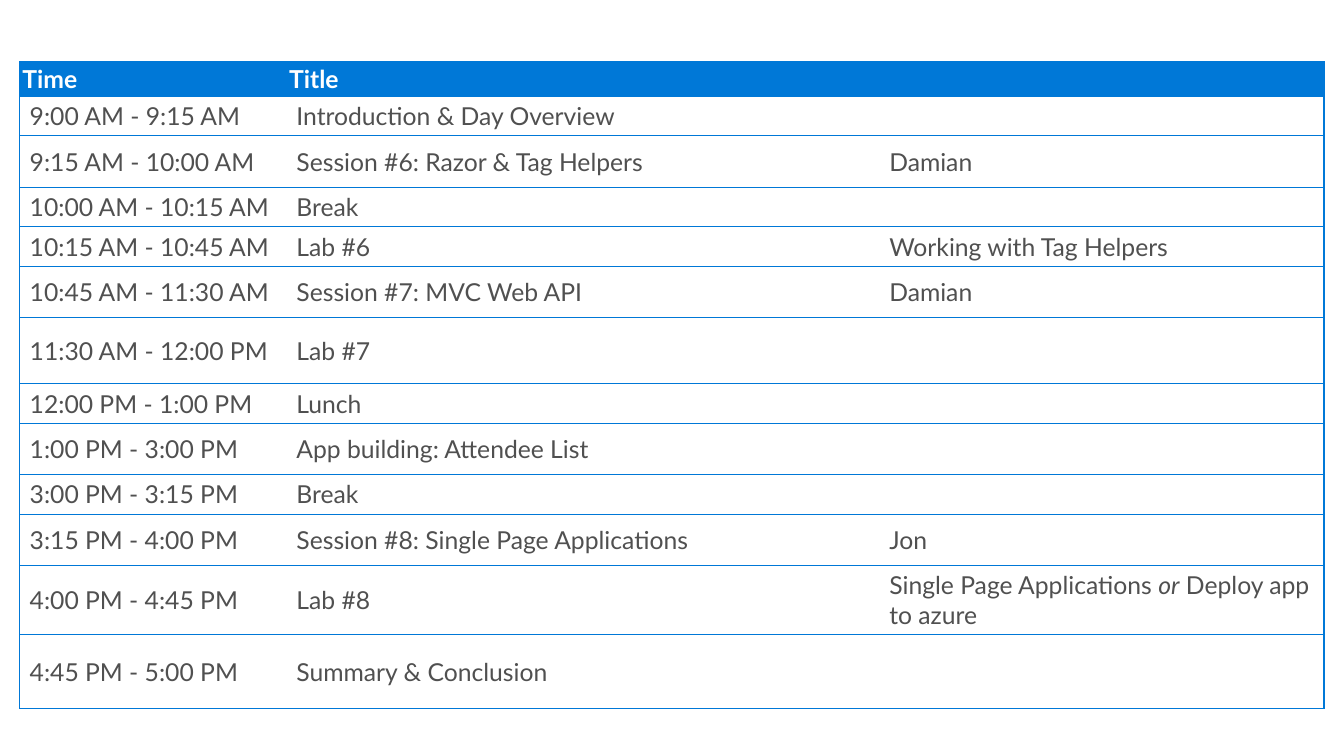
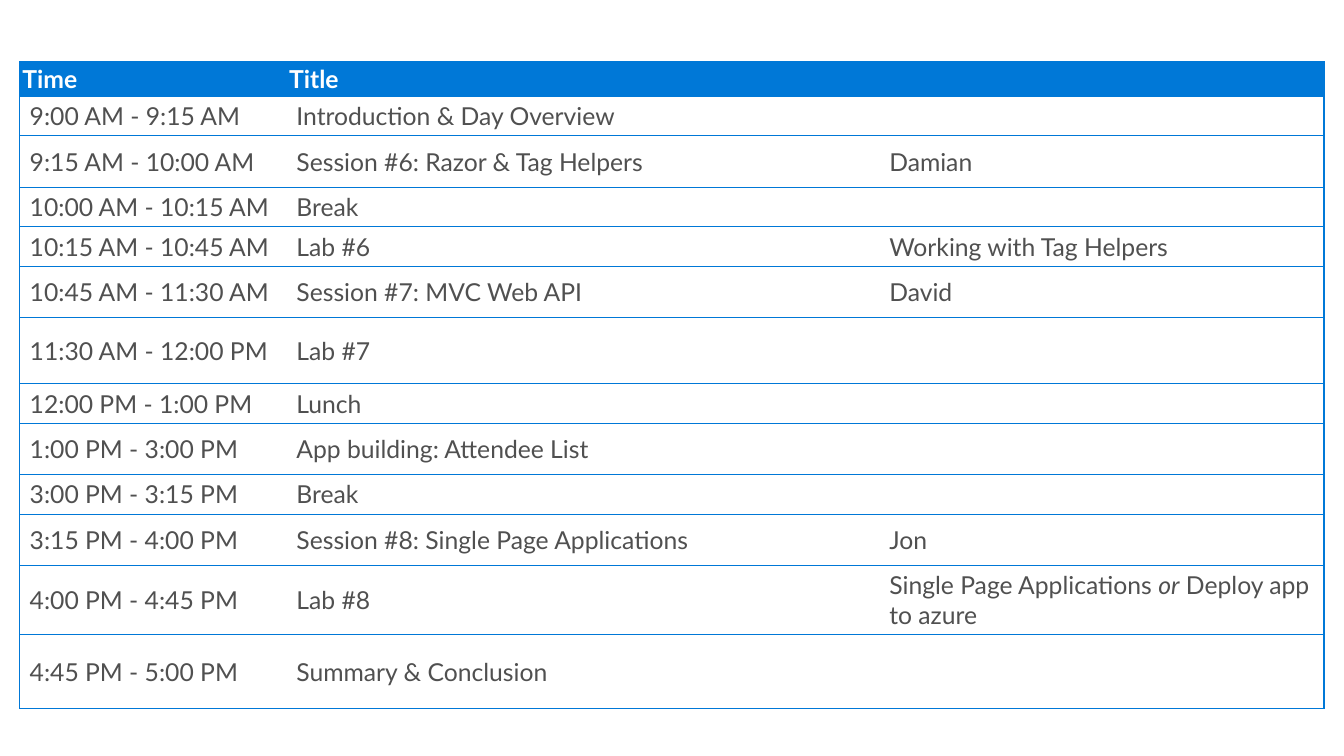
Before and after one commit to dotnet-presentations/aspnetcore-concepts-workshop, a slide deck: slide 2 of Slides/Intro to Routing and MVC.pptx. Drawn at 1344x756 pixels with LibreOffice and Linux fonts; fonts in the diff are those of the drawing; background and template pictures are left out. Boxes give left, top, right and bottom in pixels: in the first picture for what was removed or moved away, otherwise in the second. Text is boxed around its words. In the diff, an @@ line names an element or a change of style, - is before the commit and + after.

```diff
--- a/Slides/Intro to Routing and MVC.pptx
+++ b/Slides/Intro to Routing and MVC.pptx
@@ table at (20,61,1324,708) @@
-row 6, column 3: Damian
+row 6, column 3: David
```
Also in this commit, not shown: 1 other slide changed, 1 other file.
